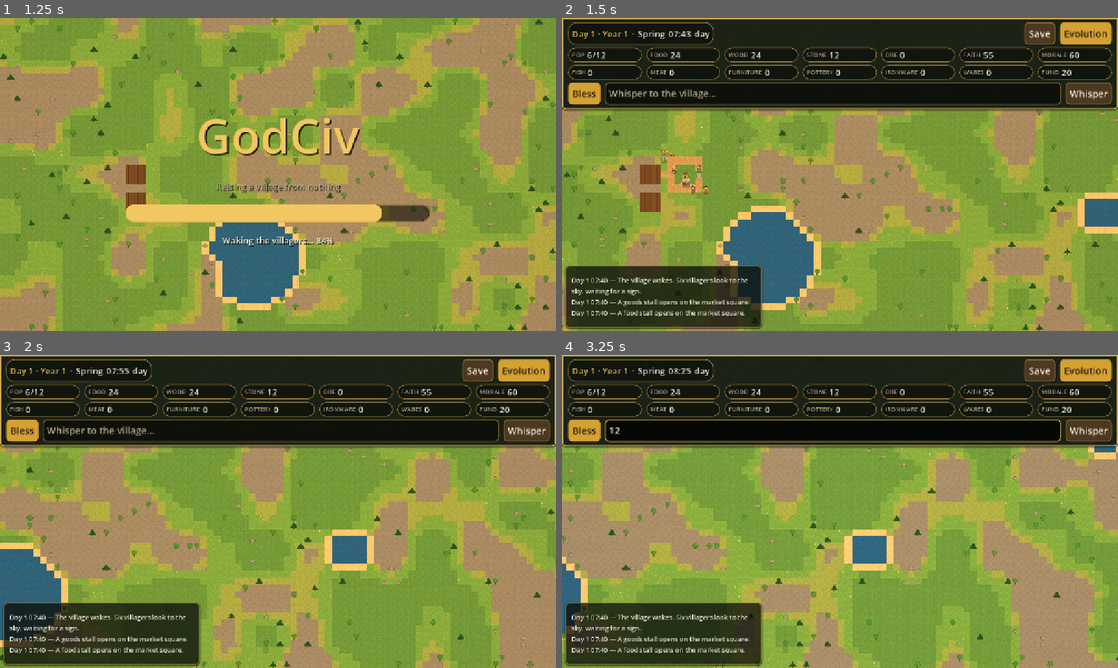
Above: before the commit, frames 1-4 (two rows, left to right).
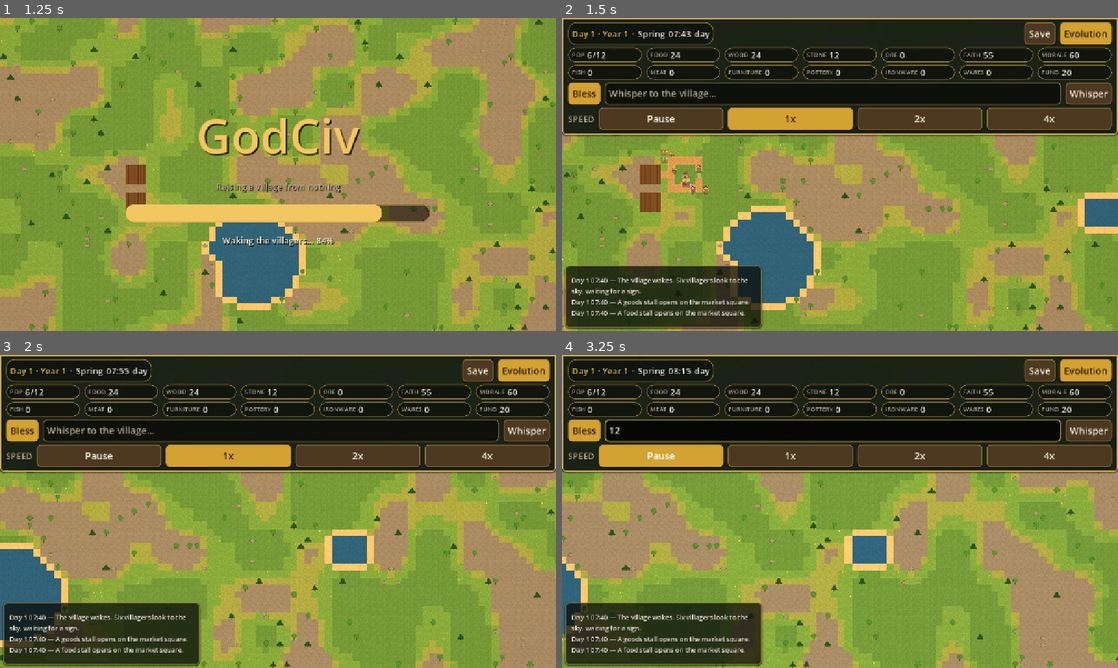
Above: after the commit, the same moments.

Repository: japage1928/godciv
Game: Godot game, scene res://scenes/main.tscn
Same seed, same stepped clock (60 frames per second), same inputs: the game is played once before the commit and once after it.
Inputs (mouse positions are in pixels of both pictures, inside the frame that each line leads up to):
- Up to frame 1 (1.25 s): click "New Game" at 0.5 s
- Up to frame 2 (1.5 s): move the mouse to (962, 158) at 1.27 s; hold D from 1.28 s (still down); click (962, 158) at 1.42 s
- Up to frame 3 (2 s): keep holding D
- Up to frame 4 (3.25 s): release D at 2 s; click (834, 430) at 2.02 s; type "12" at 2.1 s; click (662, 455) at 2.75 s, where only the run after the commit has a clickable "Pause"

Frame 1 is identical in both runs. In frame 2, 9.2% of the frame differs, in the area x 0-100%, y 28-38%; in frame 3, 9.3%; in frame 4, 9.4%, in the area x 0-100%, y 4-38%.
Error before the commit: Invalid call. Nonexistent function 'set_docked_top' in base 'Nil'. (res://scripts/ui/hud.gd:250)
Error after the commit: Invalid call. Nonexistent function 'set_docked_top' in base 'Nil'. (res://scripts/ui/hud.gd:277)

Commit message:
GodCiv Godot designed UI: time speed controls (Pause / 1x / 2x / 4x) on the HUD

Diff:
--- a/godot/scripts/core/main.gd
+++ b/godot/scripts/core/main.gd
@@ -155,11 +155,20 @@
 	village.setup(world, clock, world.seed, _save_data)
 	hud.bless_requested.connect(village.try_bless)
 	hud.whisper_requested.connect(village.try_whisper)
+	hud.time_control_requested.connect(_on_time_control_requested)
 	village.log_changed.connect(hud.set_log)
 	village.stats_changed.connect(_on_village_stats)
 	hud.set_log(village.last_log_lines())
 	_on_village_stats()
 	clock.paused = false
+	# The clock may hold a saved speed (2x / 4x from a previous
+	# session); show it on the HUD's speed buttons.
+	hud.set_speed_state(clock.speed, clock.paused)
+
+
+func _on_time_control_requested(speed: float, paused: bool) -> void:
+	clock.speed = speed
+	clock.paused = paused
 
 
 func _on_village_stats() -> void:
--- a/godot/scripts/ui/godciv_theme.gd
+++ b/godot/scripts/ui/godciv_theme.gd
@@ -183,6 +183,25 @@
 	b.focus_mode = Control.FOCUS_NONE
 
 
+# Time-speed toggle buttons (Pause / 1x / 2x / 4x). Unselected
+# they look like secondary buttons; the selected one turns gold,
+# so the active speed is obvious at a glance. Used with
+# toggle_mode + a ButtonGroup, so the "pressed" stylebox is what
+# the selected button shows.
+static func style_speed_button(b: Button, phone: bool) -> void:
+	b.add_theme_stylebox_override("normal", _button_box(phone, "secondary", "normal"))
+	b.add_theme_stylebox_override("hover", _button_box(phone, "secondary", "hover"))
+	b.add_theme_stylebox_override("pressed", _button_box(phone, "primary", "normal"))
+	b.add_theme_stylebox_override("disabled", _button_box(phone, "secondary", "disabled"))
+	b.add_theme_stylebox_override("focus", StyleBoxEmpty.new())
+	b.add_theme_color_override("font_color", TEXT_MAIN)
+	b.add_theme_color_override("font_hover_color", TEXT_MAIN)
+	b.add_theme_color_override("font_pressed_color", TEXT_DARK)
+	b.add_theme_color_override("font_disabled_color", TEXT_DIM)
+	b.add_theme_color_override("font_shadow_color", Color(0, 0, 0, 0.0))
+	b.focus_mode = Control.FOCUS_NONE
+
+
 # --- Labels ---
 static func style_label(l: Label, font_size: int, color: Color, phone: bool) -> void:
 	l.add_theme_font_size_override("font_size", font_size)
--- a/godot/scripts/ui/hud.gd
+++ b/godot/scripts/ui/hud.gd
@@ -27,6 +27,14 @@
 signal save_requested
 signal bless_requested
 signal whisper_requested(text: String)
+signal time_control_requested(speed: float, paused: bool)
+
+# Time speeds: 1x is the clock's default 3.0 sim-seconds per real
+# second; 2x / 4x are multiples of it. Pause is not a speed, it
+# sets clock.paused.
+const SPEED_1X: float = 3.0
+const SPEED_2X: float = 6.0
+const SPEED_4X: float = 12.0
 
 var _top_panel: PanelContainer
 var _log_panel: PanelContainer
@@ -48,6 +56,9 @@
 var _phone: bool = false
 var _last_clock_text: String = ""
 var _last_bless_text: String = ""
+var _speed: float = SPEED_1X
+var _paused: bool = false
+var _speed_buttons: Dictionary = {}
 
 
 func _ready() -> void:
@@ -100,6 +111,7 @@
 	_last_bless_text = ""
 	_chip_values.clear()
 	_last_chip.clear()
+	_speed_buttons.clear()
 	var vp := get_viewport()
 	_top_panel = PanelContainer.new()
 	_top_panel.set_anchors_preset(Control.PRESET_TOP_WIDE)
@@ -197,6 +209,21 @@
 	var whisper_button := GodCivPhoneUI.big_button(vp, "Whisper", "secondary")
 	whisper_button.pressed.connect(_on_whisper_pressed)
 	grow.add_child(whisper_button)
+	# Time speed controls: Pause + 1x / 2x / 4x. Toggle buttons in
+	# one group, so exactly one is selected; the selected one
+	# turns gold (see GodCivTheme.style_speed_button). 1x is the
+	# clock's default 3.0 sim-seconds per real second.
+	var srow := _add_row(column)
+	var speed_label := Label.new()
+	GodCivTheme.style_label(speed_label, GodCivPhoneUI.body_font(vp), GodCivTheme.TEXT_DIM, _phone)
+	speed_label.text = "SPEED"
+	srow.add_child(speed_label)
+	var speed_group := ButtonGroup.new()
+	_add_speed_button(srow, speed_group, "Pause", "pause")
+	_add_speed_button(srow, speed_group, "1x", "1x")
+	_add_speed_button(srow, speed_group, "2x", "2x")
+	_add_speed_button(srow, speed_group, "4x", "4x")
+	_apply_speed_states()
 
 
 func _build_log_panel() -> void:
@@ -338,6 +365,55 @@
 	_update_log_visibility()
 
 
+func _add_speed_button(row: HBoxContainer, group: ButtonGroup, label: String, key: String) -> void:
+	var b := GodCivPhoneUI.big_button(get_viewport(), label, "secondary")
+	GodCivTheme.style_speed_button(b, _phone)
+	b.toggle_mode = true
+	b.button_group = group
+	b.size_flags_horizontal = Control.SIZE_EXPAND_FILL
+	if key == "pause":
+		b.pressed.connect(_on_pause_button)
+	else:
+		var s: float = SPEED_1X
+		if key == "2x":
+			s = SPEED_2X
+		elif key == "4x":
+			s = SPEED_4X
+		b.pressed.connect(func() -> void: _on_speed_button(s))
+	row.add_child(b)
+	_speed_buttons[key] = b
+
+
+func _apply_speed_states() -> void:
+	if _speed_buttons.is_empty():
+		return
+	(_speed_buttons["pause"] as Button).button_pressed = _paused
+	(_speed_buttons["1x"] as Button).button_pressed = not _paused and _speed == SPEED_1X
+	(_speed_buttons["2x"] as Button).button_pressed = not _paused and _speed == SPEED_2X
+	(_speed_buttons["4x"] as Button).button_pressed = not _paused and _speed == SPEED_4X
+
+
+# Called by main after generation/loading so the buttons show
+# the clock's real state (a save may hold 2x or 4x).
+func set_speed_state(speed: float, paused: bool) -> void:
+	_speed = speed
+	_paused = paused
+	_apply_speed_states()
+
+
+func _on_pause_button() -> void:
+	_paused = true
+	_apply_speed_states()
+	time_control_requested.emit(_speed, true)
+
+
+func _on_speed_button(s: float) -> void:
+	_speed = s
+	_paused = false
+	_apply_speed_states()
+	time_control_requested.emit(s, false)
+
+
 func refresh_villager_card() -> void:
 	_villager_card.refresh()
 
